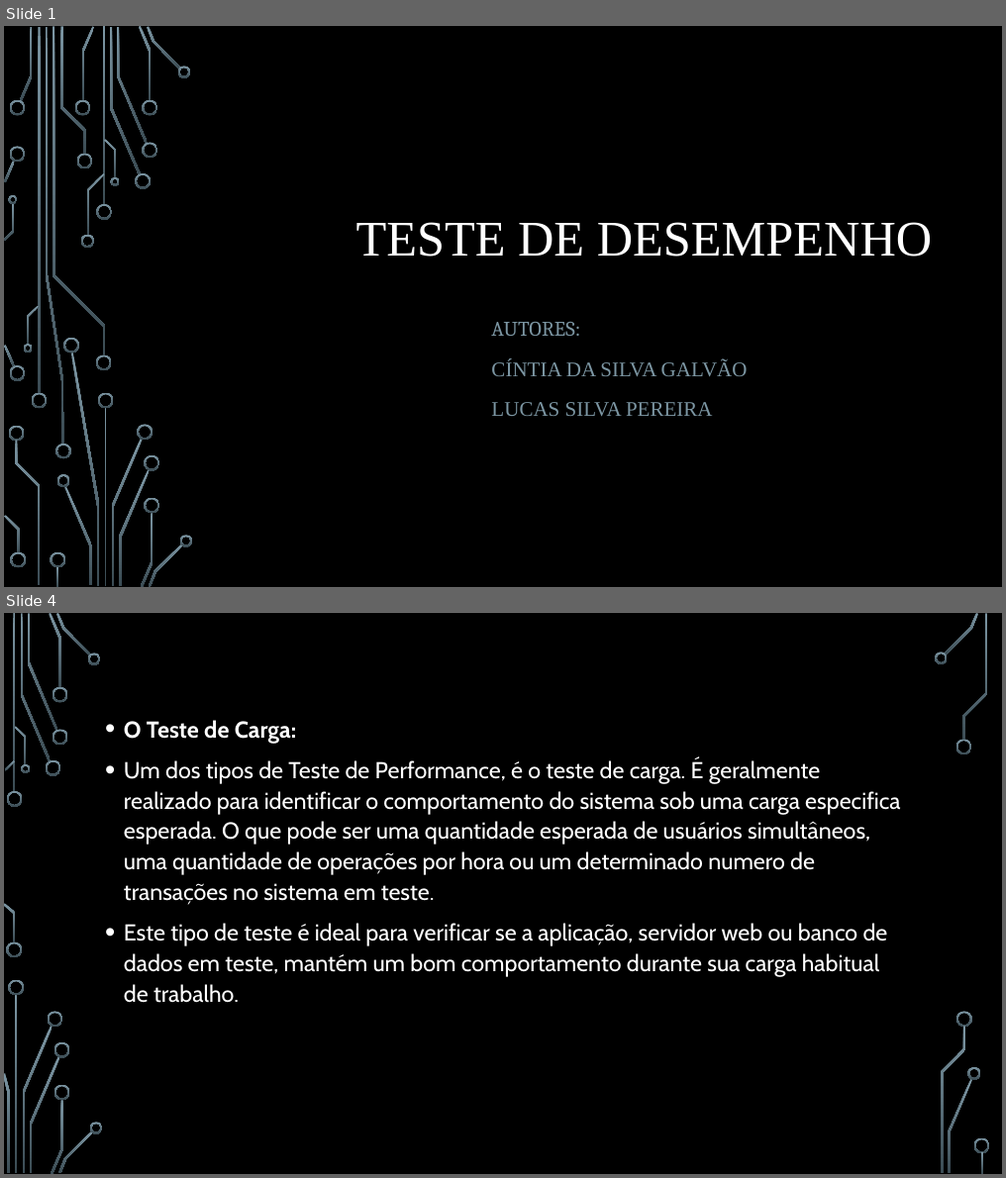
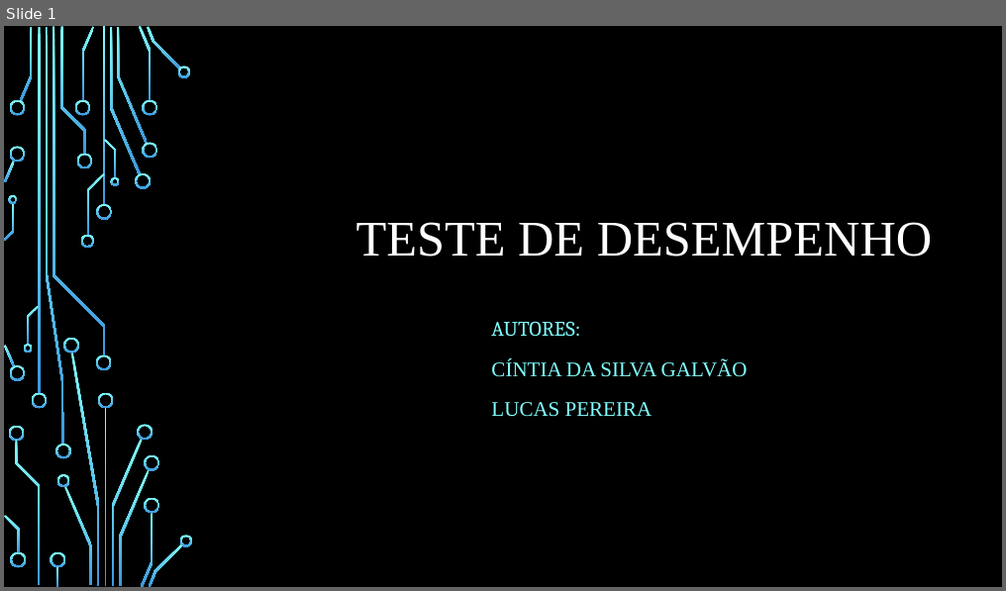
Before and after one commit to cintiags14/Meu-reposit-rio, a slide deck: FTT/Teste de desempenho.pptx. Shown one above the other, each under a label of ours: slides 1 and 4 before the commit, slide 1 after it; the slides between them are not shown. The pictures are 1006x1178 and 1006x591 pixels, drawn with LibreOffice and Linux fonts; fonts in the diff are those of the drawing; background and template pictures are left out. Boxes give left, top, right and bottom in pixels: in the first picture for what was removed or moved away, otherwise in the second. Text is boxed around its words. In the diff, an @@ line names an element or a change of style, - is before the commit and + after.

```diff
--- a/FTT/Teste de desempenho.pptx
+++ b/FTT/Teste de desempenho.pptx
@@ slide 4 removed at <box>4,613,1002,1174</box>, background picture (left out) @@
@@ text removed at <box>124,720,900,1003</box> @@
-• O Teste de Carga:
-• Um dos tipos de Teste de Performance, é o teste de carga. É geralmente realizado para identificar o comportamento do sistema sob uma carga especifica esperada. O que pode ser uma quantidade esperada de usuários simultâneos, uma quantidade de operações por hora ou um determinado numero de transações no sistema em teste.
-• Este tipo de teste é ideal para verificar se a aplicação, servidor web ou banco de dados em teste, mantém um bom comportamento durante sua carga habitual de trabalho.
@@ group removed at <box>4,613,990,1174</box>: 33 freeform shapes, 3 rectangles @@
@@ slide 1 changed as well @@
@@ fill gradient #7C96A3 to #3B4C54 to gradient #82FFFF to #3D97DE in 54 elements at <box>96,204,112,220</box>, <box>96,356,112,372</box>, <box>38,27,40,393</box>, <box>31,393,47,408</box>, <box>20,27,33,101</box>, <box>110,28,141,174</box>, <box>135,174,151,189</box>, <box>117,27,148,144</box>, <box>139,26,152,101</box>, <box>142,142,157,158</box>, <box>142,100,157,116</box>, <box>147,27,181,70</box>, <box>177,66,191,77</box>, <box>82,27,94,101</box>, <box>75,100,91,116</box>, <box>76,154,92,169</box>, <box>64,486,92,586</box>, <box>57,474,70,487</box>, <box>9,100,25,116</box>, <box>4,345,15,367</box>, <box>9,366,25,381</box>, <box>4,161,15,183</box>, <box>9,147,25,163</box>, <box>60,27,86,154</box>, <box>9,426,24,442</box>, <box>15,440,40,585</box>, <box>50,553,65,568</box>, <box>56,568,58,587</box>, <box>10,553,26,568</box>, <box>4,516,20,554</box>, <box>87,174,104,236</box>, <box>81,235,94,249</box>, <box>53,27,105,356</box>, <box>104,139,116,178</box>, <box>110,177,119,186</box>, <box>27,306,40,345</box>, <box>24,344,33,353</box>, <box>5,203,14,240</box>, <box>9,195,18,204</box>, <box>104,408,107,586</box>, <box>112,439,143,586</box>, <box>98,393,114,408</box>, <box>71,353,100,586</box>, <box>63,338,79,353</box>, <box>138,424,152,440</box>, <box>119,470,150,586</box>, <box>141,513,152,587</box>, <box>144,456,159,472</box>, <box>144,497,159,513</box>, <box>149,544,183,587</box>, <box>180,535,193,547</box>, <box>46,27,64,445</box>, <box>55,444,70,459</box>, <box>103,27,105,205</box> @@
@@ subtitle at <box>491,321,747,377</box>: text colour #7C96A3 to #82FFFF in "AUTORES:", "CÍNTIA DA SILVA GALVÃO" @@
@@ subtitle at <box>491,402,652,417</box>: text changed; text colour #7C96A3 to #82FFFF @@
-LUCAS SILVA PEREIRA
+LUCAS PEREIRA
```
Also in this commit, not shown: 1 slide added, 5 other slides removed, 3 other files.
